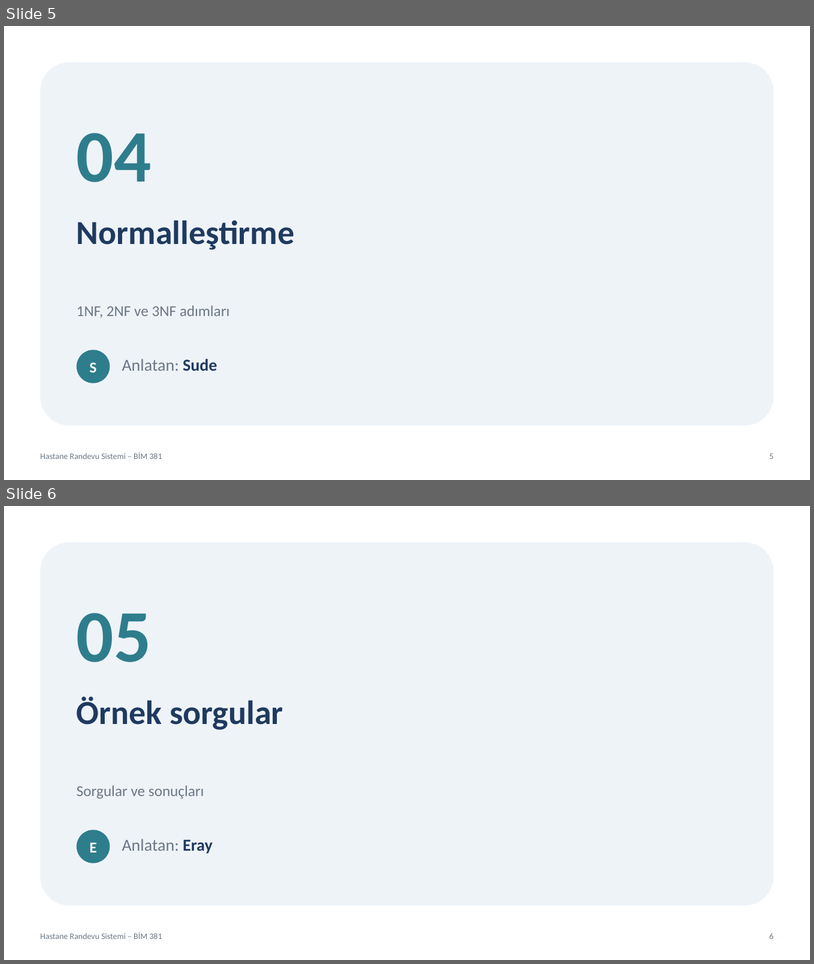
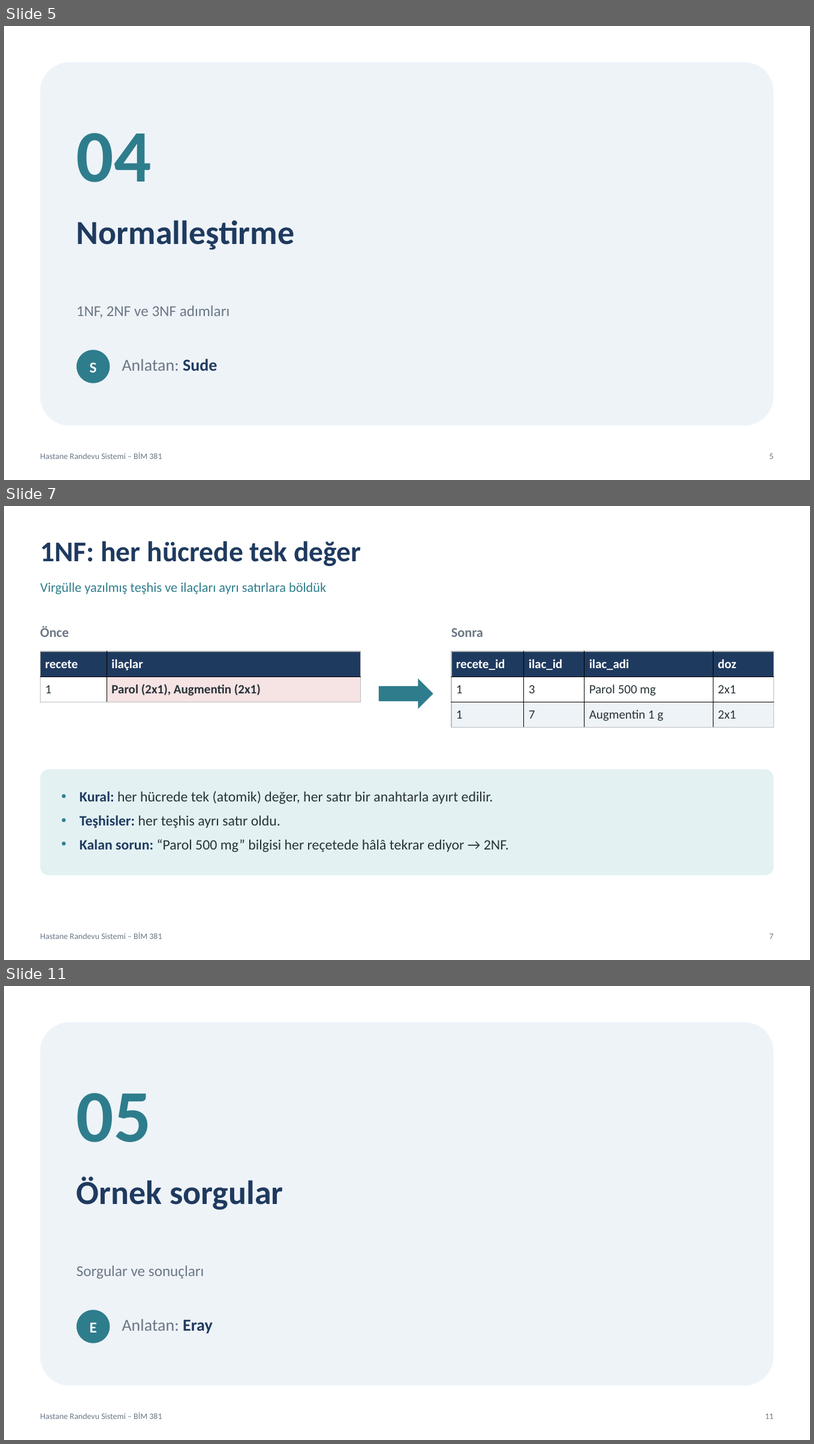
Before and after one commit to vliashenko6/hastane-randevu-sistemi, a slide deck: sunum/hastane_randevu_sunumu.pptx. Shown one above the other, each under a label of ours: slides 5 and 6 before the commit, slides 5, 7 and 11 after it; the slides between them are not shown. The pictures are 814x964 and 814x1444 pixels, drawn with LibreOffice and Linux fonts; fonts in the diff are those of the drawing. Boxes give left, top, right and bottom in pixels: in the first picture for what was removed or moved away, otherwise in the second. Text is boxed around its words. In the diff, an @@ line names an element or a change of style, - is before the commit and + after.

```diff
--- a/sunum/hastane_randevu_sunumu.pptx
+++ b/sunum/hastane_randevu_sunumu.pptx
@@ slide 7 added at [4, 506, 810, 960], background #FFFFFF; not listed: 2 template elements that a slide beside it also shows @@
@@ text added at [40, 541, 361, 566], 34 pt, text #1F3A5F, bold @@
+1NF: her hücrede tek değer
@@ text added at [40, 582, 326, 594], 16 pt, text #2E7D8C @@
+Virgülle yazılmış teşhis ve ilaçları ayrı satırlara böldük
@@ text added at [40, 626, 69, 637], 16 pt, text #6B7785, bold @@
+Önce
@@ text added at [452, 628, 483, 637], 16 pt, text #6B7785, bold @@
+Sonra
@@ table added at [40, 651, 361, 702], 2 rows, 2 columns @@
+recete | ilaçlar
+1 | Parol (2x1), Augmentin (2x1)
@@ table added at [452, 651, 774, 727], 3 rows, 4 columns @@
+recete_id | ilac_id | ilac_adi | doz
+1 | 3 | Parol 500 mg | 2x1
+1 | 7 | Augmentin 1 g | 2x1
@@ right arrow added at [379, 678, 434, 709], fill #2E7D8C @@
@@ rounded rectangle added at [40, 769, 774, 875], fill #E3F1F3 @@
@@ text added at [80, 791, 509, 852], 17 pt, text #263238 @@
+• Kural: her hücrede tek (atomik) değer, her satır bir anahtarla ayırt edilir.
+• Teşhisler: her teşhis ayrı satır oldu.
+• Kalan sorun: “Parol 500 mg” bilgisi her reçetede hâlâ tekrar ediyor → 2NF.
@@ what was slide 6 is now slide 11 @@
@@ page number at [765, 1413, 774, 1419]: text changed @@
-6
+11
```
Also in this commit, not shown: 6 other slides added.
